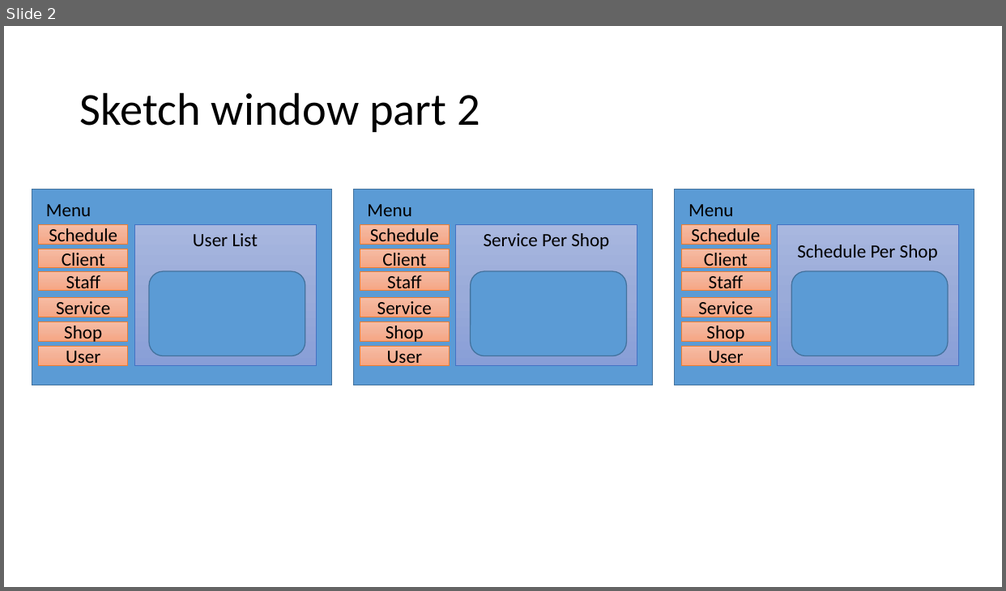
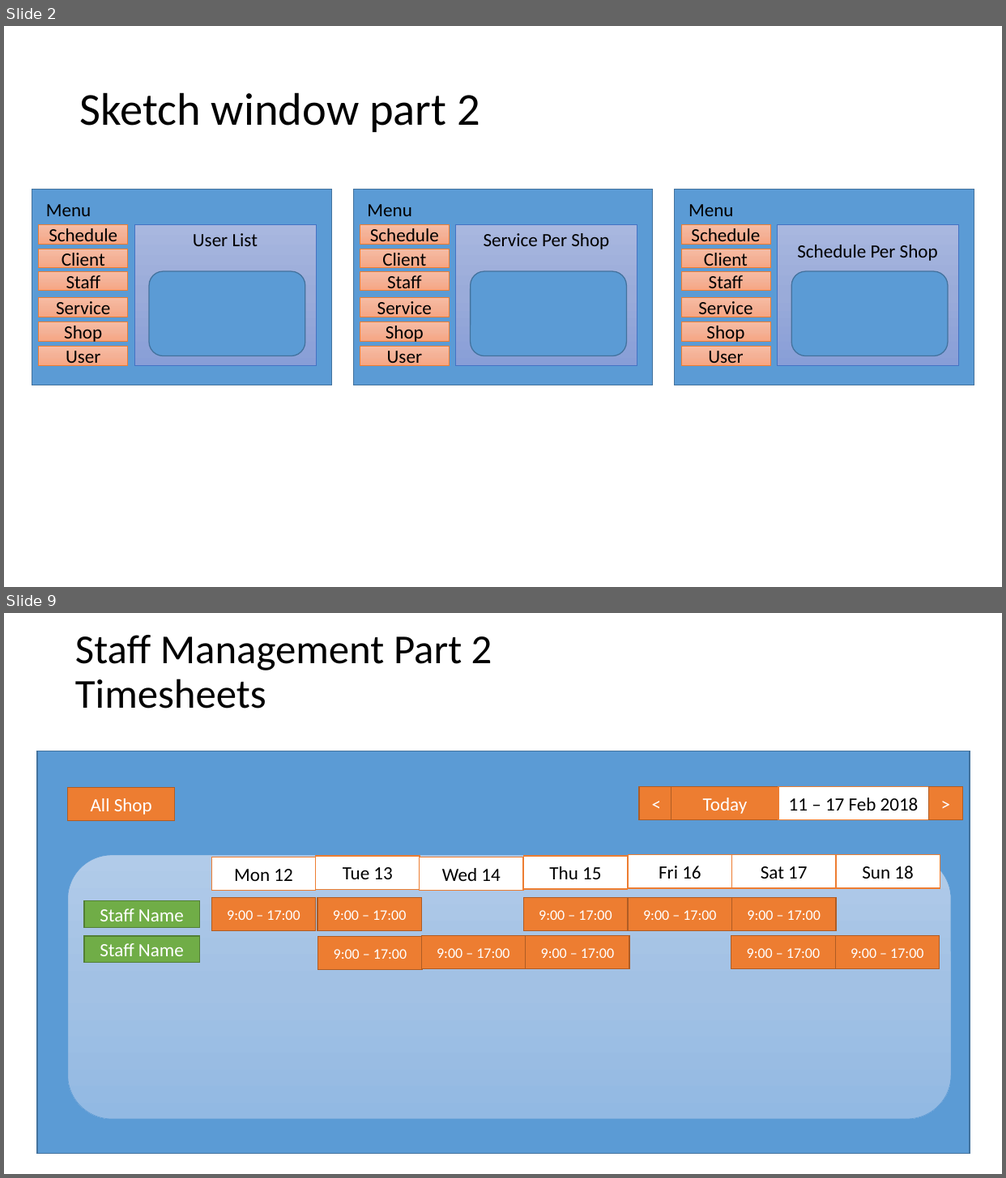
Before and after one commit to SnowFox108/HerbAppointment, a slide deck: SupportFiles/Documents/SketchFlow.pptx. Shown one above the other, each under a label of ours: slide 2 before the commit, slides 2 and 9 after it; the slides between them are not shown. The pictures are 1006x591 and 1006x1178 pixels, drawn with LibreOffice and Linux fonts; fonts in the diff are those of the drawing. Boxes give left, top, right and bottom in pixels: in the first picture for what was removed or moved away, otherwise in the second. Text is boxed around its words. In the diff, an @@ line names an element or a change of style, - is before the commit and + after.

```diff
--- a/SupportFiles/Documents/SketchFlow.pptx
+++ b/SupportFiles/Documents/SketchFlow.pptx
@@ slide 9 added at (x1=4, y1=613, x2=1002, y2=1174), background #FFFFFF @@
@@ title added at (x1=75, y1=635, x2=492, y2=709), 39.6 pt, text #000000 @@
+Staff Management Part 2
+Timesheets
@@ rectangle added at (x1=37, y1=752, x2=970, y2=1153), fill #5B9BD5, outline #43739E 1 pt @@
@@ rectangle added at (x1=68, y1=787, x2=175, y2=820), fill #ED7D31, outline #AF5C24 1 pt, 18 pt, text #FFFFFF @@
+All Shop
@@ rectangle added at (x1=640, y1=786, x2=674, y2=820), fill #ED7D31, outline #AF5C24 1 pt, 18 pt, text #FFFFFF @@
+<
@@ rectangle added at (x1=671, y1=786, x2=779, y2=820), fill #ED7D31, outline #AF5C24 1 pt, 18 pt, text #FFFFFF @@
+Today
@@ rectangle added at (x1=779, y1=786, x2=928, y2=820), fill #FFFFFF, outline #ED7D31 1 pt, 18 pt, text #000000 @@
+11 – 17 Feb 2018
@@ rectangle added at (x1=928, y1=786, x2=963, y2=820), fill #ED7D31, outline #AF5C24 1 pt, 18 pt, text #FFFFFF @@
+>
@@ rounded rectangle added at (x1=68, y1=855, x2=951, y2=1119), fill gradient #B1CBE9 to #A3C1E5 to #93B9E4, outline #5B9BD5 0.5 pt @@
@@ rectangle added at (x1=629, y1=855, x2=732, y2=888), fill #FFFFFF, outline #ED7D31 1 pt, 18 pt, text #000000 @@
+Fri 16
@@ rectangle added at (x1=732, y1=855, x2=837, y2=888), fill #FFFFFF, outline #ED7D31 1 pt, 18 pt, text #000000 @@
+Sat 17
@@ rectangle added at (x1=836, y1=855, x2=940, y2=888), fill #FFFFFF, outline #ED7D31 1 pt, 18 pt, text #000000 @@
+Sun 18
@@ rectangle added at (x1=212, y1=858, x2=316, y2=891), fill #FFFFFF, outline #ED7D31 1 pt, 18 pt, text #000000 @@
+Mon 12
@@ rectangle added at (x1=315, y1=856, x2=420, y2=889), fill #FFFFFF, outline #ED7D31 1 pt, 18 pt, text #000000 @@
+Tue 13
@@ rectangle added at (x1=420, y1=858, x2=523, y2=891), fill #FFFFFF, outline #ED7D31 1 pt, 18 pt, text #000000 @@
+Wed 14
@@ rectangle added at (x1=523, y1=856, x2=628, y2=889), fill #FFFFFF, outline #ED7D31 1 pt, 18 pt, text #000000 @@
+Thu 15
@@ rectangle added at (x1=84, y1=901, x2=199, y2=928), fill #70AD47, outline #538035 1 pt, 18 pt, text #FFFFFF @@
+Staff Name
@@ rectangle added at (x1=212, y1=897, x2=316, y2=931), fill #ED7D31, outline #AF5C24 1 pt, 14 pt, text #FFFFFF @@
+9:00 – 17:00
@@ rectangle added at (x1=317, y1=897, x2=422, y2=931), fill #ED7D31, outline #AF5C24 1 pt, 14 pt, text #FFFFFF @@
+9:00 – 17:00
@@ rectangle added at (x1=523, y1=897, x2=628, y2=931), fill #ED7D31, outline #AF5C24 1 pt, 14 pt, text #FFFFFF @@
+9:00 – 17:00
@@ rectangle added at (x1=629, y1=897, x2=732, y2=931), fill #ED7D31, outline #AF5C24 1 pt, 14 pt, text #FFFFFF @@
+9:00 – 17:00
@@ rectangle added at (x1=732, y1=897, x2=837, y2=931), fill #ED7D31, outline #AF5C24 1 pt, 14 pt, text #FFFFFF @@
+9:00 – 17:00
@@ rectangle added at (x1=84, y1=936, x2=199, y2=964), fill #70AD47, outline #538035 1 pt, 18 pt, text #FFFFFF @@
+Staff Name
@@ rectangle added at (x1=318, y1=937, x2=423, y2=970), fill #ED7D31, outline #AF5C24 1 pt, 14 pt, text #FFFFFF @@
+9:00 – 17:00
@@ rectangle added at (x1=422, y1=936, x2=526, y2=969), fill #ED7D31, outline #AF5C24 1 pt, 14 pt, text #FFFFFF @@
+9:00 – 17:00
@@ rectangle added at (x1=526, y1=936, x2=630, y2=969), fill #ED7D31, outline #AF5C24 1 pt, 14 pt, text #FFFFFF @@
+9:00 – 17:00
@@ rectangle added at (x1=731, y1=936, x2=836, y2=969), fill #ED7D31, outline #AF5C24 1 pt, 14 pt, text #FFFFFF @@
+9:00 – 17:00
@@ rectangle added at (x1=836, y1=936, x2=940, y2=969), fill #ED7D31, outline #AF5C24 1 pt, 14 pt, text #FFFFFF @@
+9:00 – 17:00
```
Also in this commit, not shown: 1 slide changed, 5 other slides added, 2 other files.
